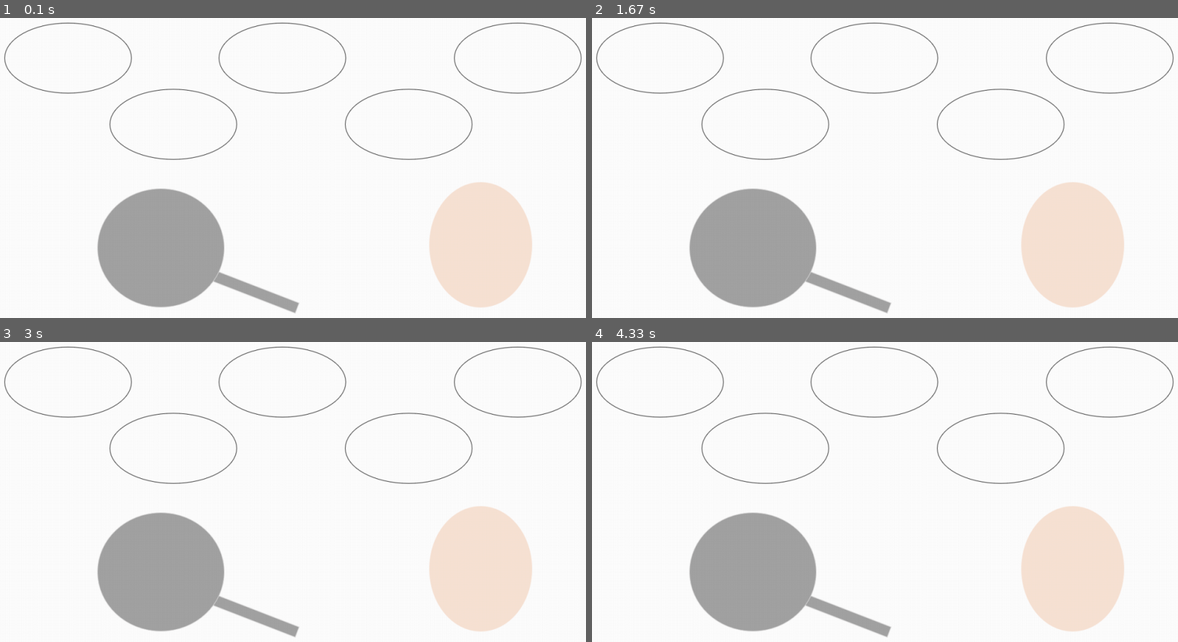
Above: before the commit, frames 1-4 (two rows, left to right).
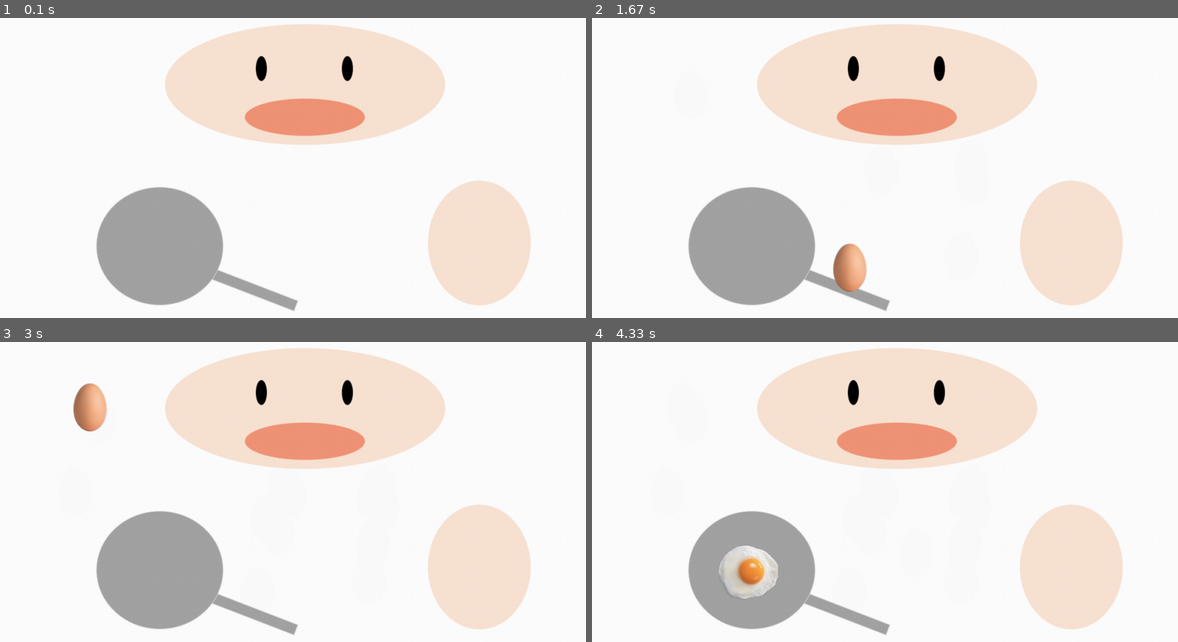
Above: after the commit, the same moments.

Repository: Luo-Andy-043/PBC_Final
Game: pygame game, started from Coding/mock_test.py
Two runs of this game, one before a commit and one after it. Both use one fixed random seed, a clock stepped at 60 frames per second and the inputs below.
Inputs (mouse positions are in pixels of both pictures, inside the frame that each line leads up to):
- Up to frame 1 (0.1 s): no input
- Up to frame 2 (1.67 s): press the mouse at (1072, 246) at 0.37 s; move the mouse to (972, 162) at 0.47 s; release the mouse at (873, 81) at 0.6 s; press the mouse at (1072, 246) at 0.7 s; move the mouse to (879, 171) at 0.8 s; release the mouse at (691, 96) at 0.93 s; press the mouse at (1072, 246) at 1.03 s; move the mouse to (972, 183) at 1.13 s; release the mouse at (879, 117) at 1.27 s; press the mouse at (1072, 246) at 1.37 s; move the mouse to (961, 255) at 1.47 s; release the mouse at (849, 267) at 1.6 s
- Up to frame 3 (3 s): press the mouse at (480, 570) at 1.7 s; move the mouse to (375, 543) at 1.8 s; release the mouse at (269, 519) at 1.93 s; press the mouse at (480, 570) at 2.03 s; move the mouse to (275, 531) at 2.13 s; release the mouse at (76, 492) at 2.27 s; press the mouse at (480, 570) at 2.37 s; move the mouse to (375, 498) at 2.47 s; release the mouse at (269, 426) at 2.6 s; press the mouse at (480, 570) at 2.7 s; move the mouse to (287, 489) at 2.8 s; release the mouse at (87, 408) at 2.93 s
- Up to frame 4 (4.33 s): press the mouse at (1072, 570) at 3.03 s; move the mouse to (914, 552) at 3.13 s; release the mouse at (761, 537) at 3.27 s

The runs differ from the first frame. In frame 1, 17% of the frame differs, in the area x 0-100%, y 1-99%; in frame 2, 17%; in frame 3, 17%; in frame 4, 18%.

Commit message:
egg done <3

Diff:
--- a/Coding/mock_test.py
+++ b/Coding/mock_test.py
@@ -83,26 +83,33 @@
         raw_egg_appear = False
         ok_egg_appear = False
         cook = 0
+        eaten = 0
         run = True
+        # 載入圖片
+        kitchen = pygame.image.load('./素材/煎蛋/新廚房.png')
+        egg = pygame.image.load('./素材/煎蛋/生蛋.png')
+        raw_egg = pygame.image.load('./素材/煎蛋/生荷包蛋.png')
+        ok_egg = pygame.image.load('./素材/煎蛋/熟荷包蛋.png')
+        win = pygame.image.load('./素材/考卷/win.png')
+
+        # 載入音效
+        swallow = pygame.mixer.Sound('./素材/煎蛋/吞.mp3')
+        swallow.set_volume(0.2)
+        fry = pygame.mixer.Sound('./素材/煎蛋/煎蛋.mp3')
+        fry.set_volume(0.2)
+
         while run:
-            if __name__ == '__main__':
-                for event in pygame.event.get():
-                    if event.type == pygame.QUIT:
-                        run = False
-
-            # 載入圖片、畫廚房背景
-            kitchen = pygame.image.load('./素材/煎蛋/廚房背景.png')
-            egg = pygame.image.load('./素材/煎蛋/生蛋.png')
-            raw_egg = pygame.image.load('./素材/煎蛋/生荷包蛋.png')
-            ok_egg = pygame.image.load('./素材/煎蛋/熟荷包蛋.png')
+            # 畫廚房背景
             kitchen = pygame.transform.smoothscale(kitchen, (1120, 630))
             screen.blit(kitchen, (0,0))
 
             for event in pygame.event.get():
+                if event.type == pygame.QUIT:
+                    run = False
                 position = pygame.mouse.get_pos()
                 # 如果在蛋區點一下就會出現一顆蛋
                 if event.type == pygame.MOUSEBUTTONDOWN:
-                    if 785 <= position[0] <= 974 and 327 <= position[1] <= 553:
+                    if 785 <= position[0] <= 974 and 327 <= position[1] <= 553 and raw_egg_appear == False and ok_egg_appear == False:
                         if event.button == 1:
                             egg_appear = True
                             egg_pos = position[0]-67.5, position[1]-50
@@ -125,36 +132,57 @@
                 screen.blit(egg, (egg_pos[0]-67.5, egg_pos[1]-50))
 
             # 如果打蛋拖到鍋子上放開 蛋就會變成生荷包蛋
-            if event.type == pygame.MOUSEBUTTONUP:
-                if 182 <= egg_pos[0] <= 412 and 336 <= egg_pos[1] <= 552 and event.button == 1:
+            if 182 <= egg_pos[0] <= 412 and 336 <= egg_pos[1] <= 552 and move_egg == False:
                     egg_appear = False
                     raw_egg_appear = True
+
             # 計時煮了多久
             if raw_egg_appear:
                 cook += 1
+
             # 煮一段時間之後生蛋就會變熟蛋
-            if raw_egg_appear and cook <= 40:
+            if raw_egg_appear and cook <= 60:
                 raw_egg = pygame.transform.smoothscale(raw_egg, (135, 100))
                 screen.blit(raw_egg, (230,400))
-            elif raw_egg_appear and cook > 40:
+                fry.play()
+            elif raw_egg_appear and cook > 60:
                 ok_egg_appear = True
+                okegg_pos = 290, 445
+                fry.stop()
 
             # 熟了之後動蛋
             if move_ok_egg:
                 okegg_pos = pygame.mouse.get_pos()
 
+            # 蛋進嘴巴
+            if 449 <= okegg_pos[0] <= 668 and 173 <= okegg_pos[1] <= 242:
+                ok_egg_appear = False
+                raw_egg_appear = False
+                eaten += 1
+                swallow.play()
+                # 回到最一開始ㄉ狀態
+                move_egg = False
+                move_ok_egg = False
+                egg_pos = 0, 0
+                okegg_pos = 290, 445
+                egg_appear = False
+                raw_egg_appear = False
+                ok_egg_appear = False
+                cook = 0
+
+            # 蛋還沒進嘴巴
             if ok_egg_appear:
                 ok_egg = pygame.transform.smoothscale(ok_egg, (135, 100))
                 screen.blit(ok_egg, (okegg_pos[0]-67.5, okegg_pos[1]-50))
-                # pygame.draw.rect(screen, (0,0,255),(okegg_pos[0]-67.5,okegg_pos[1]-50,135,100),0)
+
+            # 吃五顆蛋就過關
+            if eaten == 5:
+                win = pygame.transform.smoothscale(win, (1120,630))
+                screen.blit(win, (0,0))
 
             pygame.display.update()
-
-
 
 # 玩遊戲!
 play = little_game()
 play.egg_game()
-
-
 pygame.quit()
Binary file added: Coding/素材/煎蛋/新廚房.PNG
Not shown, added: Coding/素材/煎蛋/吞.mp3
Not shown, added: Coding/素材/煎蛋/煎蛋.mp3
